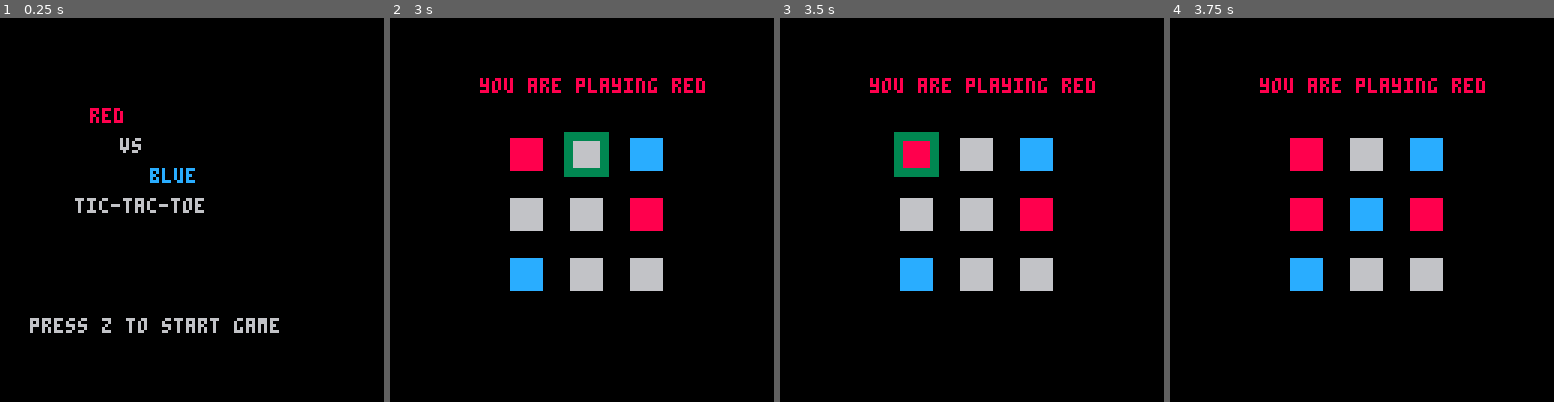
Above: before the commit, frames 1-4 (left to right).
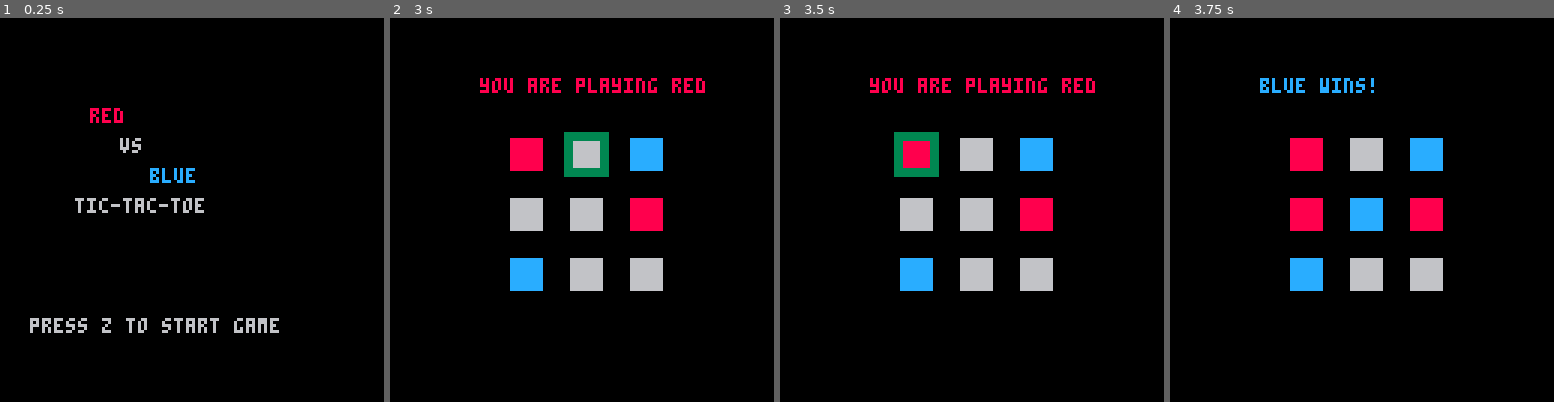
Above: after the commit, the same moments.

Repository: shinkarom/p8-ttt
Game: PICO-8 cartridge ttt.p8
The game is run twice, just before and just after one commit, with the same random seed, the same clock (stepped at 60 frames per second) and the same inputs.
Inputs:
- Up to frame 1 (0.25 s): no input
- Up to frame 2 (3 s): tap O (Z key) at 0.7, 1.7, 2.1, 2.5, 2.9 s; hold Right 1.6-2.1 s; hold Up 2.15-2.42 s; hold Right from 2.47 s (still down)
- Up to frame 3 (3.5 s): release Right at 3.03 s; hold Left from 3.08 s (still down); tap O (Z key) at 3.3 s
- Up to frame 4 (3.75 s): release Left at 3.58 s; hold Down from 3.63 s (still down); tap O (Z key) at 3.7 s

Frames 1-3 are identical in both runs. In frame 4, 1.2% of the frame differs, in the area x 23-83%, y 15-20%.

Commit message:
Show winner

Diff:
--- a/ttt.p8
+++ b/ttt.p8
@@ -95,6 +95,16 @@
   col=empty_color
  end
  print("you are playing "..s,30,20,col)
+end
+
+function draw_winner()
+ if winner==draw then
+  print("draw",30,20,5)
+ elseif winner==red_player then
+  print("red wins!",30,20,red_color)
+ elseif winner==blue_player then
+  print("blue wins!",30,20,blue_color)
+ end
 end
 
 function draw_cursor()
@@ -125,8 +135,11 @@
  draw_grid()
  if winner==empty then
   draw_cursor()
- end
- draw_player()
+  draw_player()
+ else
+  draw_winner()
+ end
+
 end
 -->8
 --game logic
